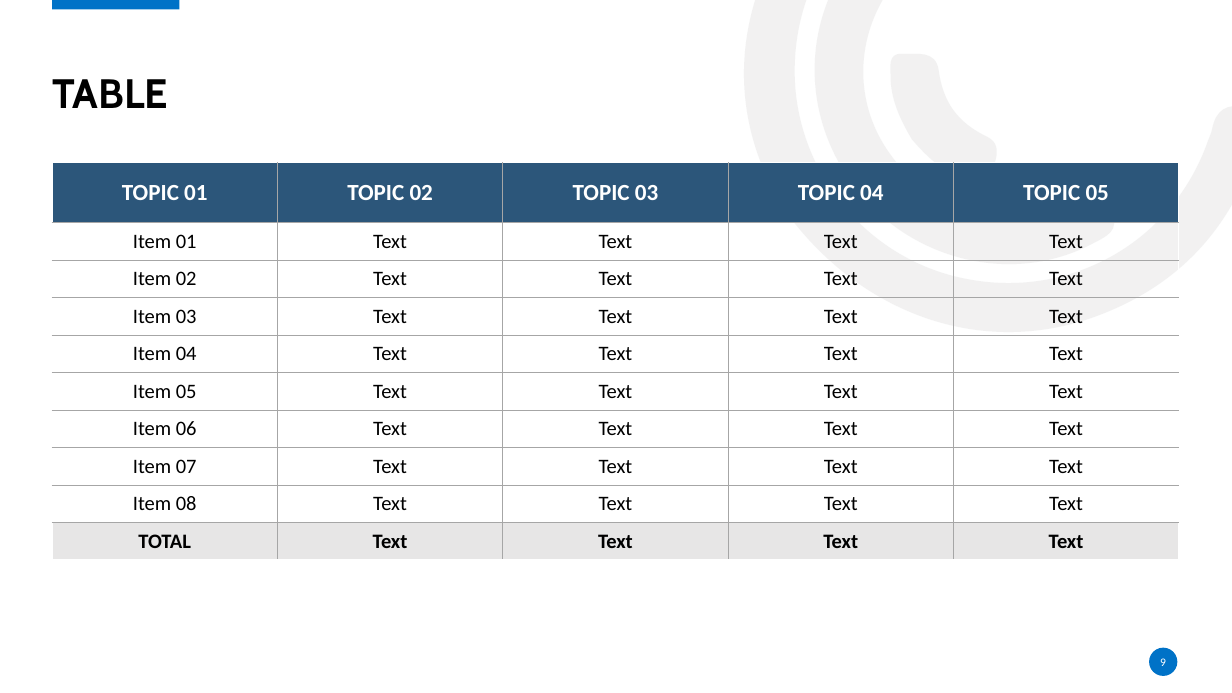
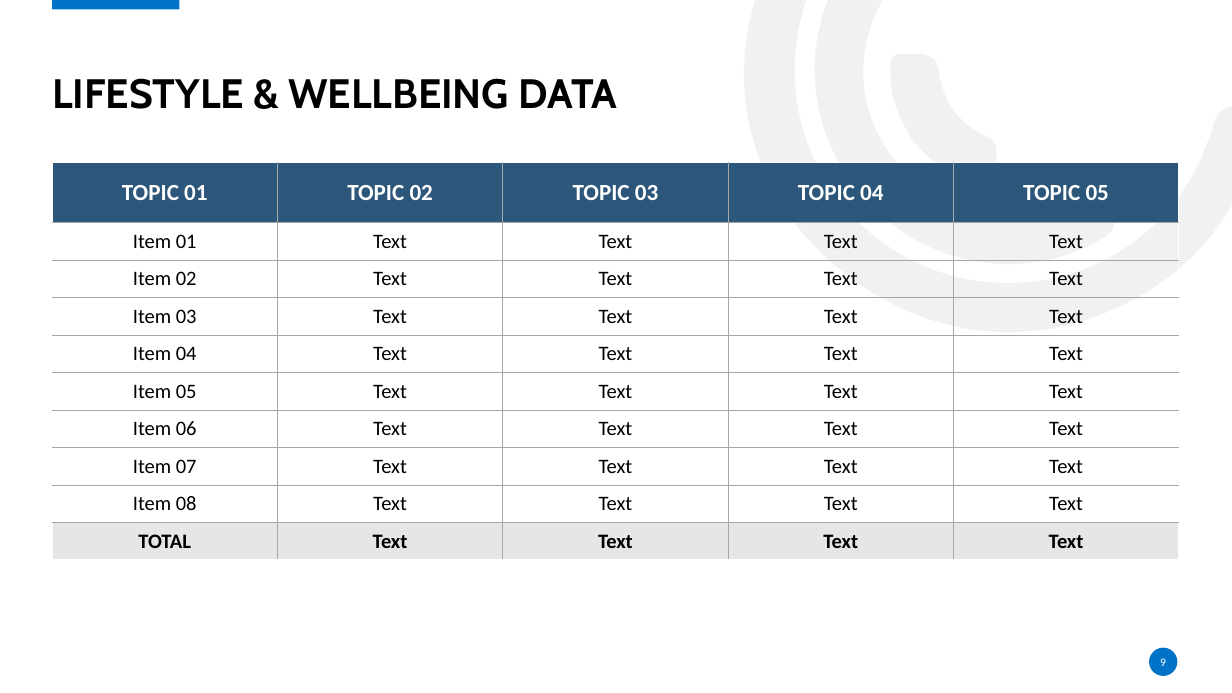
Before and after one commit to crystdang/DABC-final-g5, a slide deck: slide 5 of slide_deck/final-project-presentation.pptx. Drawn at 1232x693 pixels with LibreOffice and Linux fonts; fonts in the diff are those of the drawing; background and template pictures are left out. Boxes give left, top, right and bottom in pixels: in the first picture for what was removed or moved away, otherwise in the second. Text is boxed around its words. In the diff, an @@ line names an element or a change of style, - is before the commit and + after.

```diff
--- a/slide_deck/final-project-presentation.pptx
+++ b/slide_deck/final-project-presentation.pptx
@@ title at box(52, 78, 617, 109): text changed @@
-TABLE
+LIFESTYLE & WELLBEING DATA
```
Also in this commit, not shown: 3 other slides changed, 1 slide added, 1 slide removed, 1 other file.
